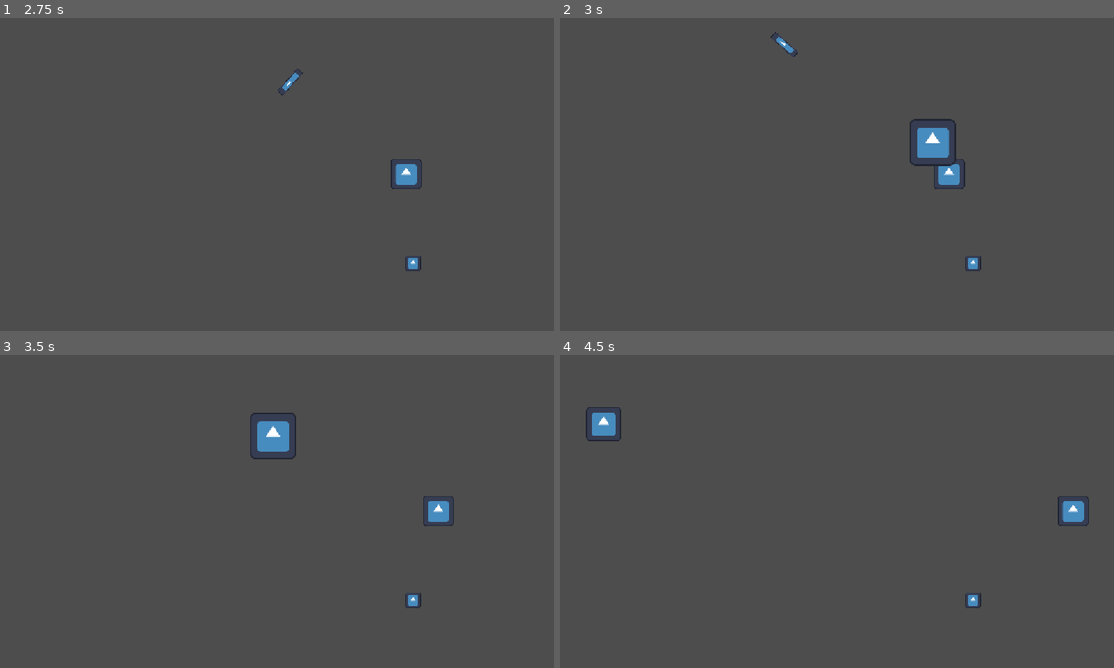
Above: before the commit, frames 1-4 (two rows, left to right).
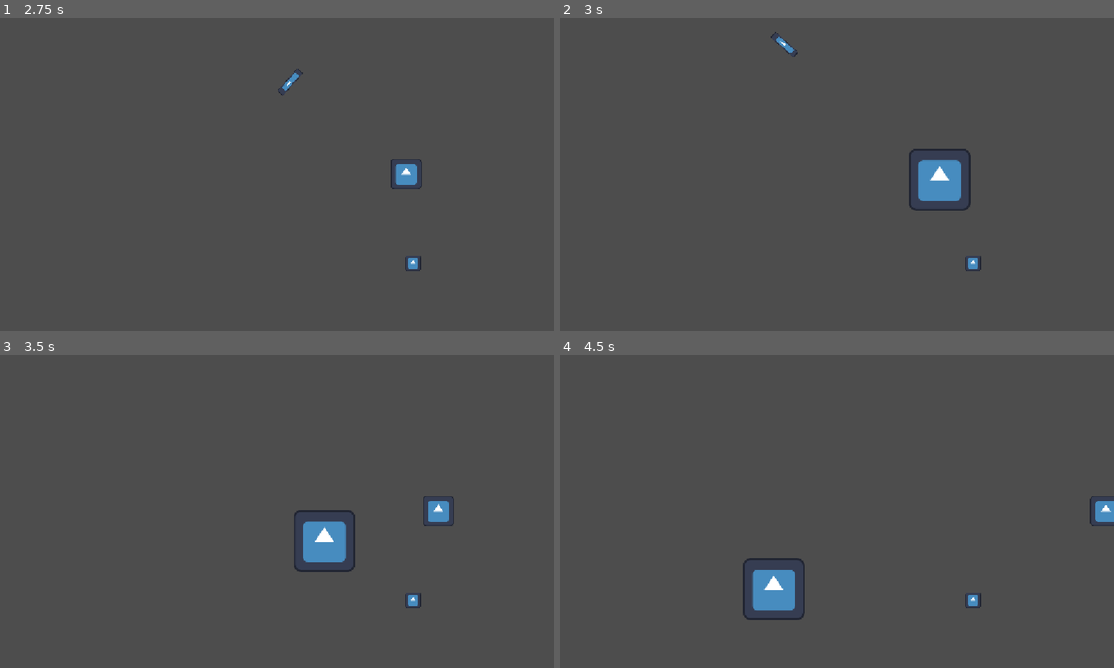
Above: after the commit, the same moments.

Repository: williamorriss/GMTK2026
Game: Godot game, scene res://abilities/playground.tscn
Two runs of this game, one before a commit and one after it. Both use one fixed random seed, a clock stepped at 60 frames per second and the inputs below. The engine's default icon, where the game draws it, is replaced by a stand-in: a white triangle on a blue panel in a dark square.
Inputs (mouse positions are in pixels of both pictures, inside the frame that each line leads up to):
- Up to frame 1 (2.75 s): tap Enter (ui_accept) at 0.5, 0.77, 1.52 s; move the mouse to (398, 158) at 0.52 s; hold D (RIGHT) 0.53-2.03 s; click (398, 158) at 0.6 s; move the mouse to (166, 190) at 1.27 s; tap Space (DASH) at 1.35 s; move the mouse to (332, 105) at 2.02 s; hold A (LEFT) from 2.03 s (still down); tap 1 (MAGIC_1) at 2.1 s
- Up to frame 2 (3 s): move the mouse to (809, 237) at 2.77 s; release A (LEFT) at 2.78 s; hold D (RIGHT) from 2.78 s (still down); tap 2 (MAGIC_2) at 2.85 s
- Up to frame 3 (3.5 s): keep holding D (RIGHT); tap Enter (ui_accept) at 3.02 s
- Up to frame 4 (4.5 s): move the mouse to (1003, 558) at 3.52 s; tap 3 (MAGIC_3) at 3.6 s; tap Enter (ui_accept) at 3.77 s; move the mouse to (670, 464) at 4.27 s; release D (RIGHT) at 4.28 s; hold A (LEFT) from 4.28 s (still down); tap 4 (MAGIC_4) at 4.35 s

Frame 1 is identical in both runs. In frame 2, 1.8% of the frame differs, in the area x 62-75%, y 32-62%; in frame 3, 2.0%; in frame 4, 2.3%, in the area x 4-100%, y 16-85%.

Commit message:
Feature: layering

Diff:
--- a/gmtk-2026/abilities/chromatic_orb/chromatic_body.tscn
+++ b/gmtk-2026/abilities/chromatic_orb/chromatic_body.tscn
@@ -9,7 +9,8 @@
 [sub_resource type="CircleShape2D" id="CircleShape2D_tmfgs"]
 
 [node name="ChromaticBody" type="RigidBody2D" unique_id=1390675684 node_paths=PackedStringArray("shape", "component")]
-collision_layer = 2
+collision_layer = 8
+collision_mask = 6
 gravity_scale = 0.0
 script = ExtResource("1_f7q3n")
 shape = NodePath("CollisionShape2D")
--- a/gmtk-2026/abilities/playground.tscn
+++ b/gmtk-2026/abilities/playground.tscn
@@ -28,6 +28,8 @@
 
 [node name="StaticBody2D" type="StaticBody2D" parent="." unique_id=297826922]
 position = Vector2(2087, 22)
+collision_layer = 4
+collision_mask = 11
 
 [node name="CollisionShape2D" type="CollisionShape2D" parent="StaticBody2D" unique_id=405052133]
 shape = SubResource("SegmentShape2D_ln4xa")
@@ -35,6 +37,8 @@
 [node name="StaticBody2D2" type="StaticBody2D" parent="." unique_id=1713220499]
 position = Vector2(-4, 1254)
 rotation = 1.5707964
+collision_layer = 4
+collision_mask = 11
 
 [node name="CollisionShape2D" type="CollisionShape2D" parent="StaticBody2D2" unique_id=818934784]
 shape = SubResource("SegmentShape2D_ln4xa")
@@ -42,6 +46,8 @@
 [node name="StaticBody2D3" type="StaticBody2D" parent="." unique_id=534719589]
 position = Vector2(-59, -1233)
 rotation = 1.5707964
+collision_layer = 4
+collision_mask = 11
 
 [node name="CollisionShape2D" type="CollisionShape2D" parent="StaticBody2D3" unique_id=699289835]
 shape = SubResource("SegmentShape2D_ln4xa")
@@ -49,6 +55,8 @@
 [node name="StaticBody2D4" type="StaticBody2D" parent="." unique_id=64077432]
 position = Vector2(-2238, 273)
 rotation = -0.015024003
+collision_layer = 4
+collision_mask = 11
 
 [node name="CollisionShape2D" type="CollisionShape2D" parent="StaticBody2D4" unique_id=825684144]
 shape = SubResource("SegmentShape2D_ln4xa")
--- a/gmtk-2026/abilities/sentry/sentry_body.tscn
+++ b/gmtk-2026/abilities/sentry/sentry_body.tscn
@@ -13,6 +13,8 @@
 texture = ExtResource("1_1l6od")
 
 [node name="Area2D" type="Area2D" parent="." unique_id=438814614]
+collision_layer = 8
+collision_mask = 6
 
 [node name="CollisionShape2D" type="CollisionShape2D" parent="Area2D" unique_id=1086301004]
 position = Vector2(0, -0.5)
